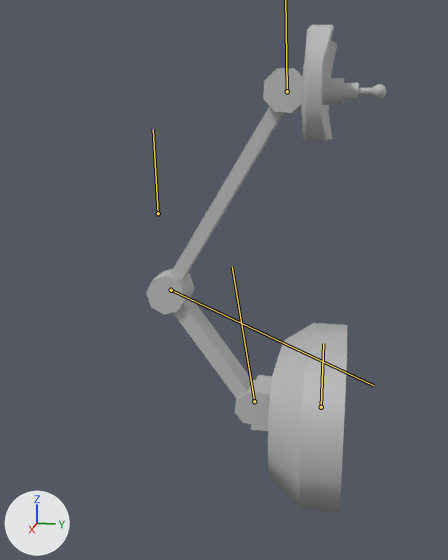
The FBX model Penteract/Assets/Level 1 Props/4 Security Bridge/LaserTurret/LaserTurretAnimated.fbx: old version first, new version second.
Both versions are drawn from a camera (50 mm lens) standing at (0.1269, 0.0332, 0.0436) and looking at (-0.0004, 0.0077, 0.0117). The axes (+X, +Y, +Z) are drawn at lower left. The lights are the same throughout. Both versions are drawn at frame 25 of the action 'Take 001'; the numbers are the values there. The bones that bend it are drawn over the model as lines.

The first picture shows 'LaserTurret'.
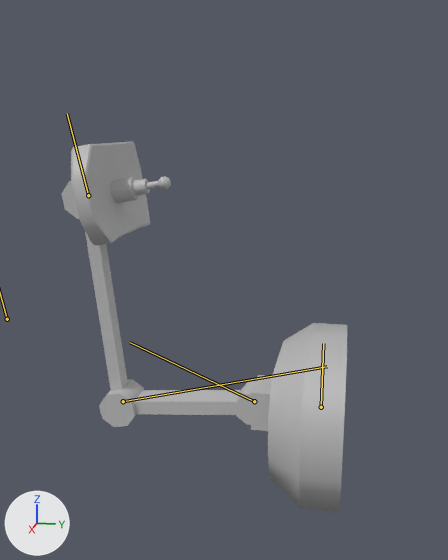
Location of each change, (x1, y1, x2, y2) in pixels of the pictures (448 x 560 px):
```json
{"object": "LaserTurret", "change": "posed", "before": [146, 25, 387, 512], "after": [62, 141, 348, 512], "on screen": "19% wider, 24% shorter"}
{"bone": "LaserTurret1", "before": "(254, 401) to (232, 266)", "after": "(254, 401) to (130, 342)"}
{"bone": "LaserTurret2", "before": "(171, 290) to (373, 385)", "after": "(123, 401) to (327, 366)"}
```

Scene script edits in JSON lines:
```json
{"block": "bone_laserturret1", "where": "bone_laserturret1 = bpy.data.objects['Armature'].pose.bones['LaserTurret1']  # child of 'LaserTurret0'"}
{"op": "set", "path": "bone_laserturret1.rotation_quaternion", "old": "(0.799, 0.0, 0.0, 0.601)", "new": "(0.991, 0.0, 0.0, 0.135)", "note": "degrees (0, 0, 74) -> degrees (0, 0, 16)"}
{"block": "bone_laserturret2", "where": "bone_laserturret2 = bpy.data.objects['Armature'].pose.bones['LaserTurret2']  # child of 'LaserTurret1'"}
{"op": "set", "path": "bone_laserturret2.rotation_quaternion", "old": "(0.979, 0.0, 0.0, -0.205)", "new": "(1.0, 0.0, 0.0, -0.026)", "note": "degrees (0, 0, -24) -> degrees (0, 0, -3)"}
{"block": "bone_laserturret3", "where": "bone_laserturret3 = bpy.data.objects['Armature'].pose.bones['LaserTurret3']  # child of 'LaserTurret2'"}
{"op": "set", "path": "bone_laserturret3.rotation_quaternion", "old": "(0.976, 0.0, 0.0, 0.22)", "new": "(1.0, 0.0, 0.0, -0.008)", "note": "degrees (0, 0, 25) -> degrees (0, 0, -1)"}
```
